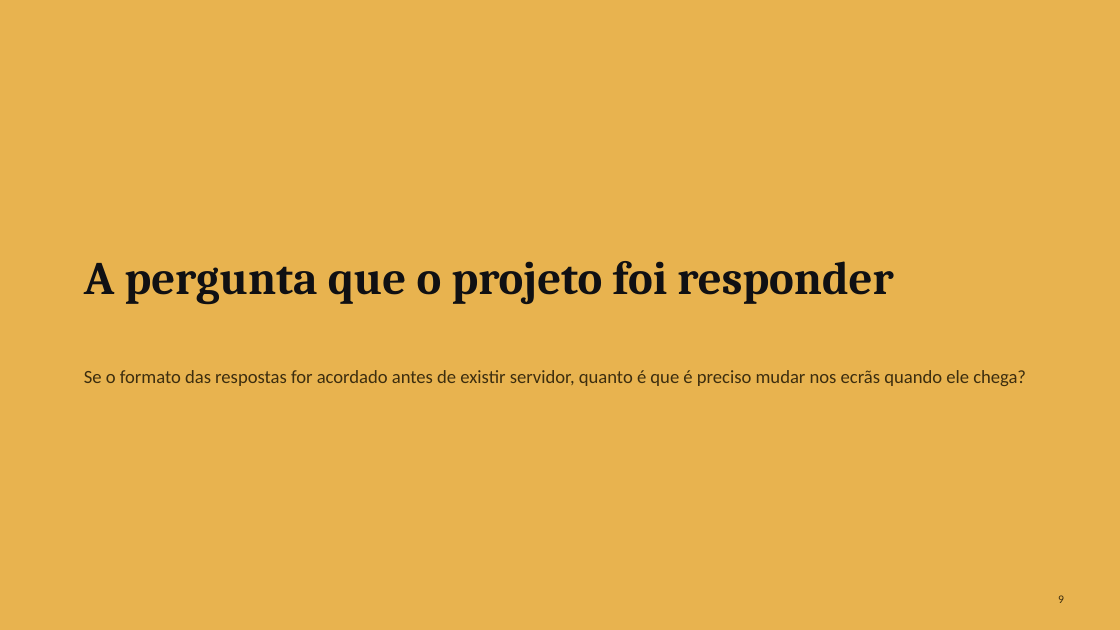
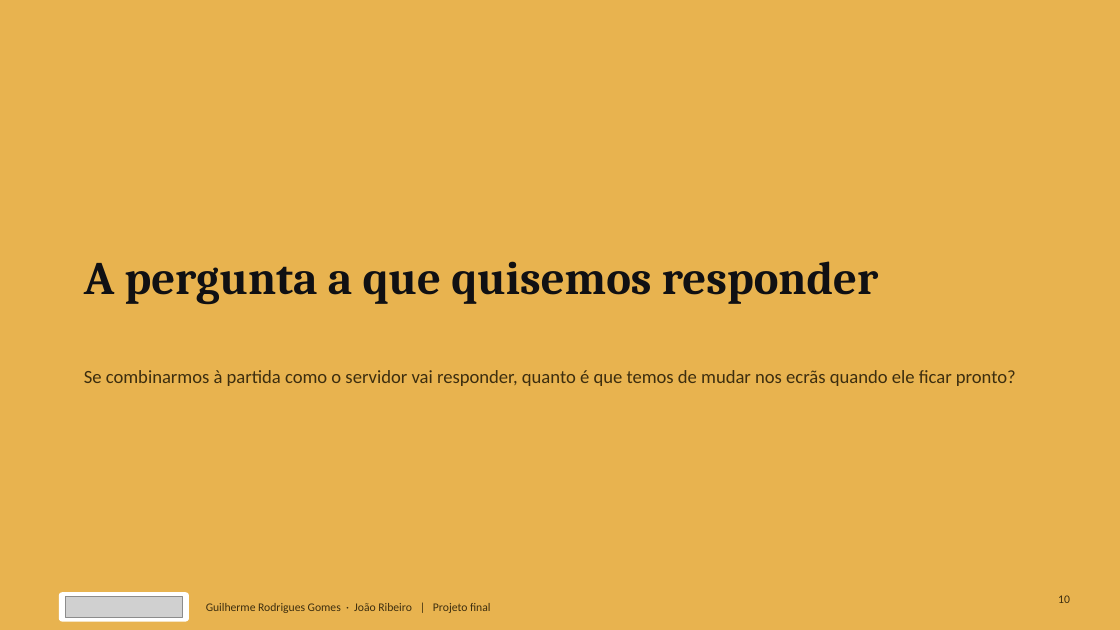
Before and after one commit to Azulindo/Projeto-Final, a slide deck: slide 10 of docs/apresentacao.pptx (slide 9 before the commit). Drawn at 1120x630 pixels with LibreOffice and Linux fonts; fonts in the diff are those of the drawing; grey boxes stand for pictures. Boxes give left, top, right and bottom in pixels: in the first picture for what was removed or moved away, otherwise in the second. Text is boxed around its words. In the diff, an @@ line names an element or a change of style, - is before the commit and + after.

```diff
--- a/docs/apresentacao.pptx
+++ b/docs/apresentacao.pptx
@@ title at <box>84,261,878,304</box>: text changed @@
-A pergunta que o projeto foi responder
+A pergunta a que quisemos responder
@@ text at <box>84,370,1016,386</box>: text changed @@
-Se o formato das respostas for acordado antes de existir servidor, quanto é que é preciso mudar nos ecrãs quando ele chega?
+Se combinarmos à partida como o servidor vai responder, quanto é que temos de mudar nos ecrãs quando ele ficar pronto?
@@ rounded rectangle added at <box>59,592,189,622</box>, fill #FFFFFF @@
@@ picture added at <box>66,597,183,618</box> @@
@@ page number at <box>1058,595,1070,603</box>: text changed @@
-9
+10
@@ text added at <box>206,603,490,613</box>, 10 pt, text #3D2E0F @@
+Guilherme Rodrigues Gomes · João Ribeiro | Projeto final
```
Also in this commit, not shown: 15 other slides changed, 1 slide added.
